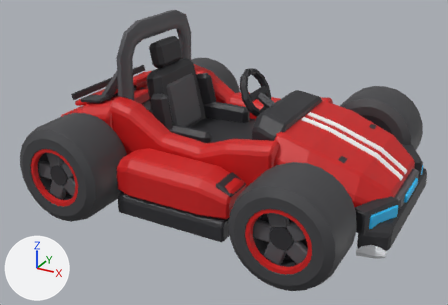
An edit to the glTF model scripts/blender/scripted-models/out/hero-kart-scripted.glb, drawn before and after from the same camera.
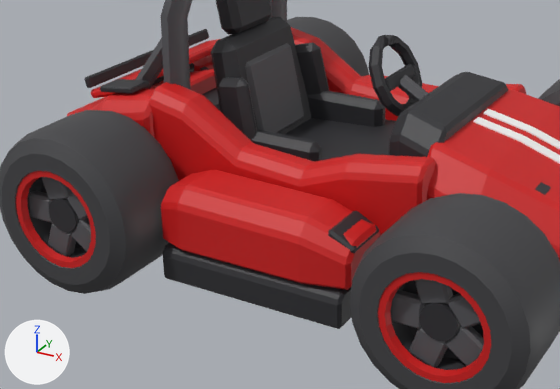
Each version appears first whole from a camera (50 mm lens) standing at (0.769, -1.523, 0.879) and looking at (-0.031, -0.069, 0.151), and next in a close-up on the part from 5% to 79% of the width and 16% to 91% of the height. Every picture has the same lights, and +X, +Y and +Z are marked at lower left. The first two pictures are the older version. Where no turn or scale is listed for an object, it has been applied to the vertices. Vertices at exactly the same position are counted once.

Objects in the first close-up: 'kart_body', 'wheel_front_r', 'wheel_rear_l', 'wheel_rear_r' and 1 more.
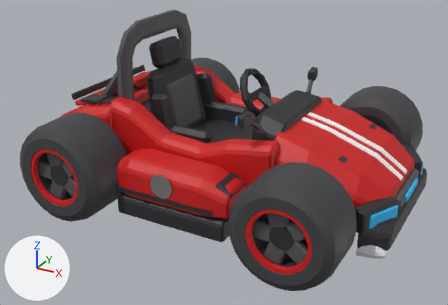
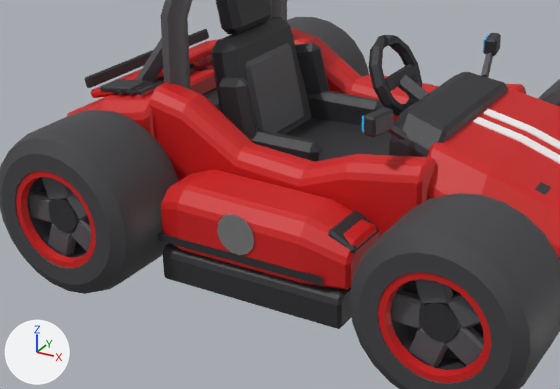
Boxes (x1, y1, x2, y2) around the edits, measured in the close-ups (560 x 389 px):
part 1 of me_kart_body, added
    after: (387, 125, 407, 140)
part 2 of me_kart_body, added
    after: (158, 233, 323, 285)
part 3 of me_kart_body, added
    after: (137, 81, 163, 95)
part 4 of me_kart_body, added
    after: (126, 81, 153, 95)
part 5 of me_kart_body, added
    after: (481, 53, 493, 77)
part 6 of me_kart_body, added
    after: (364, 107, 394, 137)
part 7 of me_kart_body, added
    after: (484, 33, 501, 56)
part 8 of me_kart_body, added
    after: (217, 214, 254, 255)
part 9 of me_kart_body, added
    after: (362, 34, 489, 132)

The change, as a list of edits to the scene's bpy script:
```text
Change me_kart_body:
    used by ob_kart_body; location = (0.0, 0.0, 0.0)
    remove me_kart_body.from_pydata(...)  # 2098 vertices, 3900 faces; spans x -0.502..0.5, y -0.35..0.35, z 0.035..0.512
    add me_kart_body.from_pydata(...)  # 2288 vertices, 4212 faces; spans x -0.502..0.5, y -0.352..0.352, z 0.035..0.512
    me_kart_body part 1: the loose piece of 8 vertices spanning x 0.241..0.309, y -0.275..-0.155, z 0.11..0.14 is copied, and the copy is multiplied about its middle by the matrix ((-0.137, -0.016, -0.491), (0.103, 0.497, -0.045), (0.48, -0.112, -0.131)), then moved by (-0.15, 0.025, 0.182); it spans x 0.114..0.136, y -0.218..-0.162, z 0.285..0.33
    me_kart_body part 2: a new loose piece, a box spanning x -0.21..0.09, y -0.3525..-0.3485, z 0.112..0.124, in mat_scripted_paint
    me_kart_body part 3: a new loose piece, a box spanning x -0.334..-0.326, y -0.23..-0.17, z 0.3..0.306, in mat_scripted_paint
    me_kart_body part 4: a new loose piece, a box spanning x -0.356..-0.348, y -0.23..-0.17, z 0.2965..0.3025, in mat_scripted_paint
    me_kart_body part 5: the loose piece of 8 vertices spanning x 0.241..0.309, y 0.155..0.275, z 0.11..0.14 is copied, and the copy is multiplied about its middle by the matrix ((0.069, -0.166, 0.477), (0.443, 0.251, 0.023), (-0.242, 0.412, 0.178)), then moved by (-0.15, -0.025, 0.182); it spans x 0.114..0.136, y 0.162..0.218, z 0.285..0.33
    me_kart_body part 6: a new loose piece of 24 vertices spanning x 0.103..0.133, y -0.254..-0.202, z 0.316..0.348, in mat_scripted_paint
    me_kart_body part 7: a new loose piece of 24 vertices spanning x 0.103..0.133, y 0.202..0.254, z 0.316..0.348, in mat_scripted_paint
    me_kart_body part 8: a new loose piece of 15 vertices spanning x -0.094..-0.026, y -0.352, z 0.125..0.191, in mat_scripted_paint
    me_kart_body part 9
    8 vertices are added at x 0.1..0.112, y -0.248..0.248, z 0.32
    8 new vertices lie (0.0, 0.0, 0.024) away from vertices in x 0.1..0.112, y -0.248..0.248, z 0.32
    24 new faces join them
    other edits to the shape of me_kart_body do not show in these pictures
```
